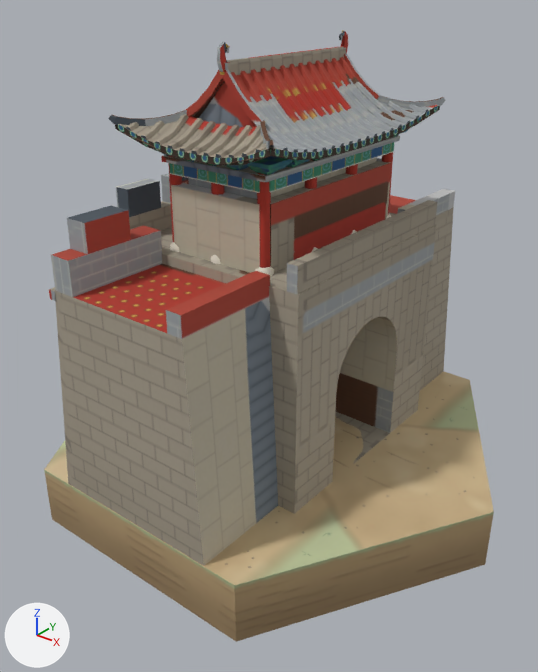
A saved change to the glTF model ArtSource/Models/Hex_Gate.glb.
Before and after are seen from a 50 mm lens placed at (6.87, -8.85, 7.07), pointed at (0.12, -0.41, 1.84). Every picture has the same lights, and +X, +Y and +Z are marked at lower left. The older version comes first. Vertices at exactly the same position are counted once.

In view in the first picture: 'Hex_Gate'.
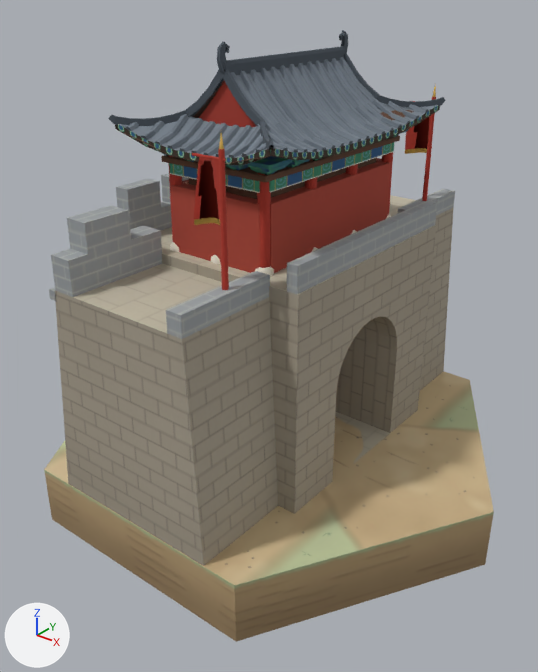
The edits, one by one:
me_hex_gate is used by ob_hex_gate; location (0.0, 0.0, 0.0).
me_hex_gate had 5972 vertices, 10177 faces and spanned x -4.0..4.0, y -3.46..3.46, z -1.0..6.31.
me_hex_gate now has 6222 vertices, 10869 faces and spans x -4.0..4.0, y -3.46..3.46, z -1.0..6.31.
me_hex_gate part 1: a new loose piece, an 8-sided cut cone along z (radius 0.045 at the low end, 0.035 at the high end) spanning x 1.105..1.195, y -2.595..-2.505, z 3.1..5.3, in mat_hex_gate_props.
me_hex_gate part 2: a new loose piece, a 6-sided cone pointing to +z spanning x 1.12..1.18, y -2.576..-2.524, z 5.3..5.52, in mat_hex_gate_props.
me_hex_gate part 3: a new loose piece, a 6-sided cylinder along x spanning x 0.7..1.2, y -2.568..-2.532, z 5.164..5.196, in mat_hex_gate_props.
me_hex_gate part 4: a new loose piece, an 8-sided cut cone along z (radius 0.045 at the low end, 0.035 at the high end) spanning x 1.105..1.195, y 2.505..2.595, z 3.1..5.3, in mat_hex_gate_props.
me_hex_gate part 5: a new loose piece of 90 vertices spanning x 0.75..1.15, y -2.64..-2.47, z 4.35..5.18, in mat_hex_gate_props.
me_hex_gate part 6: a new loose piece of 90 vertices spanning x 0.75..1.15, y 2.45..2.61, z 4.35..5.18, in mat_hex_gate_props.
me_hex_gate part 7: 2012 kept faces spanning x -1.86..1.75, y -3.45..3.45, z -1.0..6.31 get new texture (UV) coordinates.
Other edits to the shape of me_hex_gate do not show in these pictures.

Where the change shows, as pixel boxes (x1, y1, x2, y2) in the pictures (538 x 672 px):
part 1 of me_hex_gate, added (red)
    after: (218, 149, 229, 290)
part 2 of me_hex_gate, added
    after: (219, 133, 224, 149)
part 3 of me_hex_gate, added
    after: (192, 153, 226, 162)
part 4 of me_hex_gate, added (red)
    after: (422, 97, 436, 201)
part 5 of me_hex_gate, added (red)
    after: (194, 157, 220, 225)
part 6 of me_hex_gate, added (red)
    after: (405, 116, 430, 154)
part 7 of me_hex_gate, surface changed
    both: (49, 30, 455, 566)
